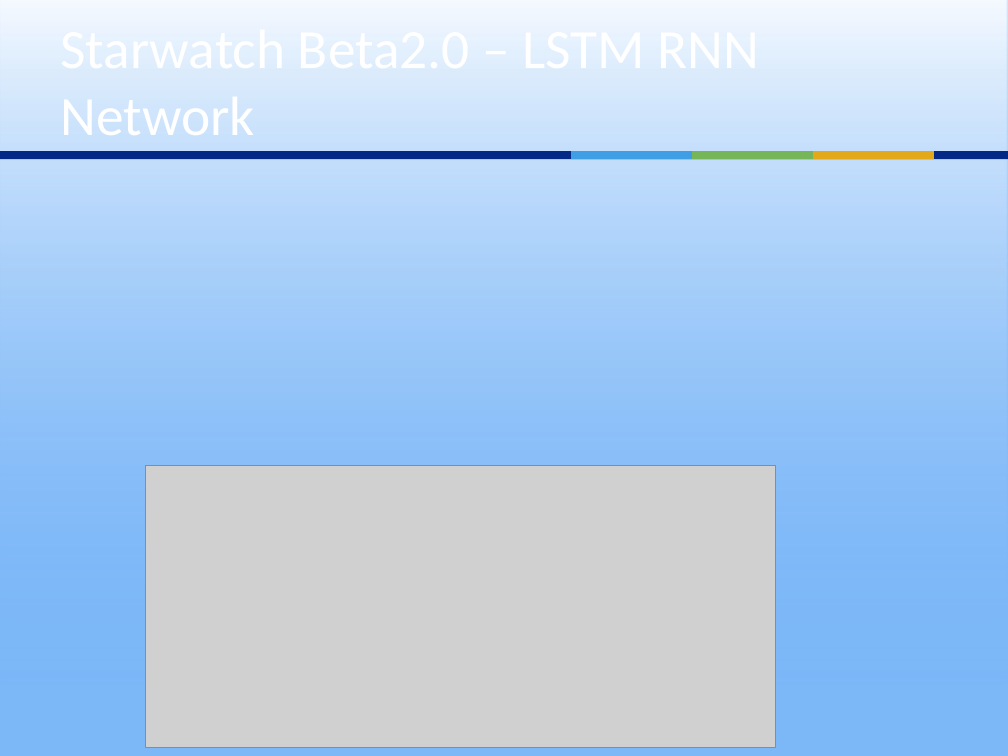
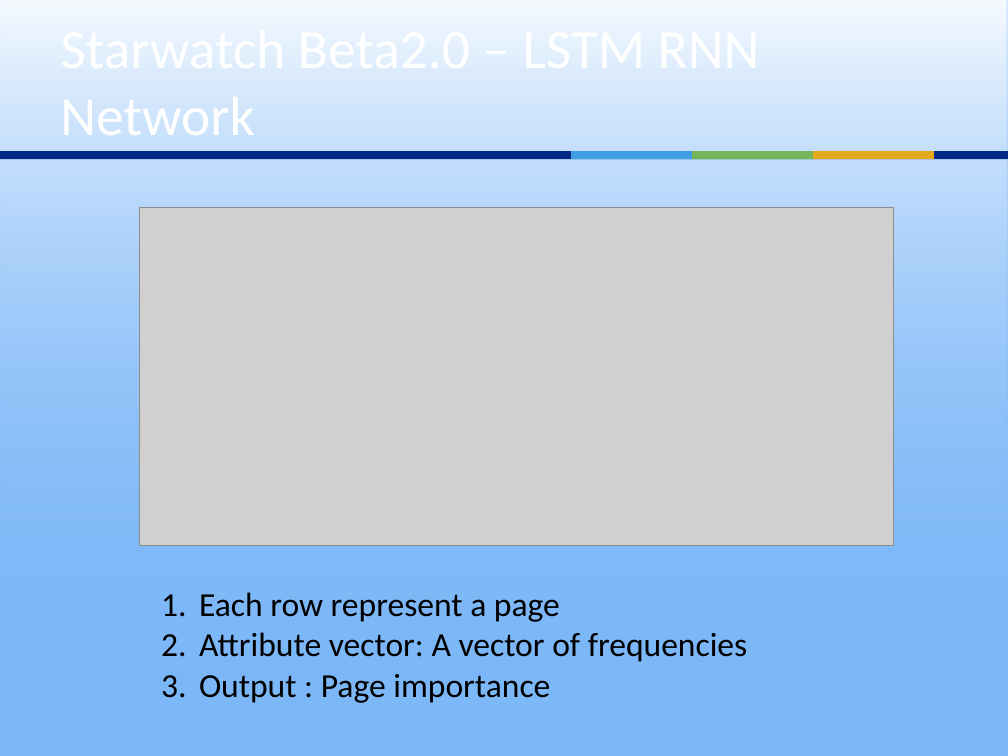
Before and after one commit to KevinRSX/CityHack-Team7-HongTakAgreement, a slide deck: slide 7 of Group9.pptx. Drawn at 1008x756 pixels with LibreOffice and Linux fonts; fonts in the diff are those of the drawing; grey boxes stand for pictures. Boxes give left, top, right and bottom in pixels: in the first picture for what was removed or moved away, otherwise in the second. Text is boxed around its words. In the diff, an @@ line names an element or a change of style, - is before the commit and + after.

Commit message:
ppt modified

```diff
--- a/Group9.pptx
+++ b/Group9.pptx
@@ picture: place and size @@
-picture at [145, 466, 775, 748]
+picture at [140, 208, 894, 545]
@@ text added at [199, 592, 748, 703], 24 pt, text #000000 @@
+1. Each row represent a page
+2. Attribute vector: A vector of frequencies
+3. Output : Page importance
```
Also in this commit, not shown: 1 other slide changed, 2 slides added, 1 slide removed.
